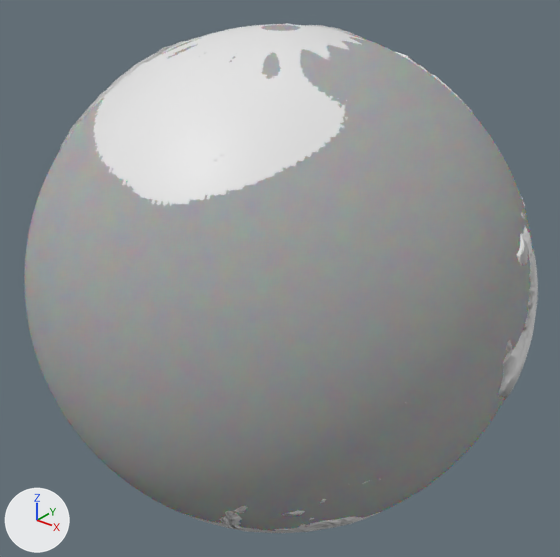
The Blender file BlenderFiles/Earth/earth1.blend as it was, and as the next commit left it.
Before and after are seen from a 50 mm camera at (1152.0, -1439.0, 893.0) aimed at (0.0, 0.0, 0.0). Arrows for +X, +Y and +Z are at lower left; the lights stay in place.

Names of what the first picture shows: 'Clouds', 'Surface'.
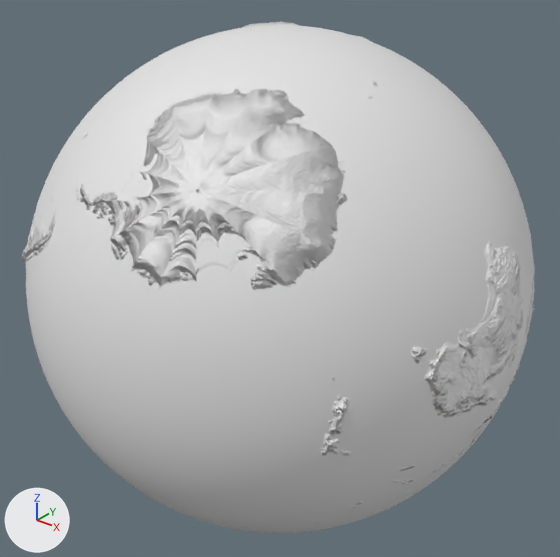
Boxes (x1, y1, x2, y2) around the edits, measured in the pictures (560 x 557 px):
'Surface', turned: before (60, 23, 538, 533); after (22, 21, 535, 533)
'Clouds', hidden: before (24, 25, 534, 531)

Diff of the bpy script that builds the scene:
```diff
--- a/BlenderFiles/Earth/earth1.blend.py
+++ b/BlenderFiles/Earth/earth1.blend.py
@@ ob_surface @@
 ob_surface.location = (0.0, 0.0, 0.0)
-ob_surface.rotation_euler = (-1.691, 0.0939, 1.861)  # degrees (-97, 5.4, 107)
+ob_surface.rotation_euler = (-3.701, -0.72, 2.693)  # degrees (-212, -41, 154)
 ob_surface.scale = (10.0, 10.0, 10.0)
@@ ob_clouds @@
 _m = ob_clouds.modifiers.new('Subdivision', 'SUBSURF')
 _m.use_adaptive_subdivision = True
+ob_clouds.hide_set(True)
```
